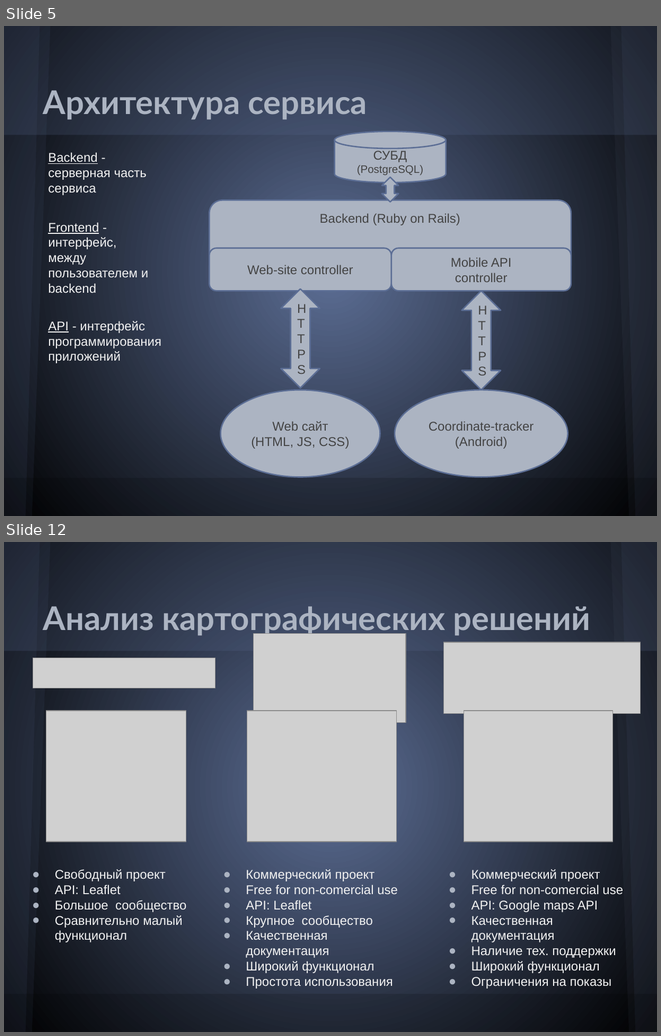
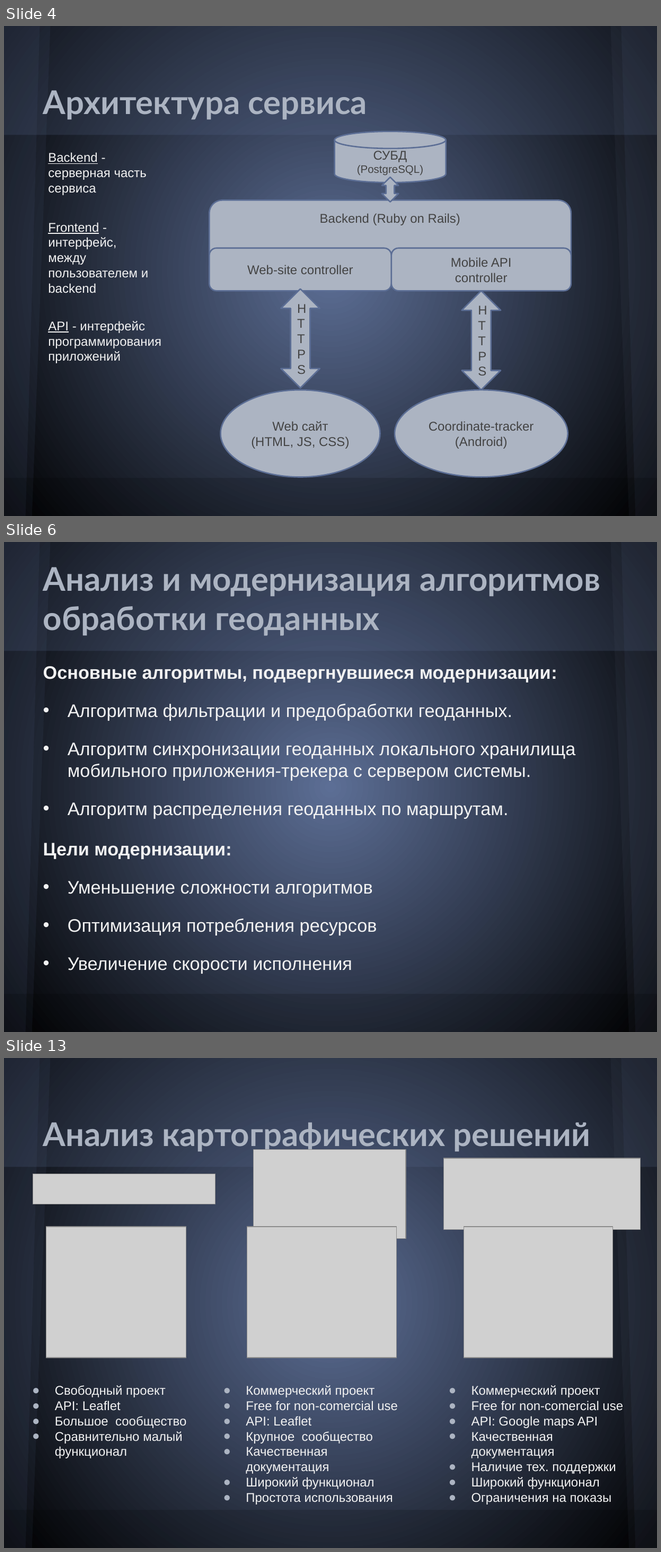
Before and after one commit to Melancholic/Coordinate-reports, a slide deck: Презентация.pptx. Shown one above the other, each under a label of ours: slides 5 and 12 before the commit, slides 4, 6 and 13 after it; the slides between them are not shown. The pictures are 661x1036 and 661x1552 pixels, drawn with LibreOffice and Linux fonts; fonts in the diff are those of the drawing; grey boxes stand for pictures. Boxes give left, top, right and bottom in pixels: in the first picture for what was removed or moved away, otherwise in the second. Text is boxed around its words. In the diff, an @@ line names an element or a change of style, - is before the commit and + after.

```diff
--- a/Презентация.pptx
+++ b/Презентация.pptx
@@ slide 6 added at [4,542,657,1032], background gradient #5C6E95 to #000000; not listed: 6 template elements that a slide beside it also shows @@
@@ title added at [43,567,600,636], 36 pt, text #ACB4C2, bold @@
+Анализ и модернизация алгоритмов обработки геоданных
@@ text added at [43,666,576,819], 20 pt, text #F2F2F2 @@
+Основные алгоритмы, подвергнувшиеся модернизации:
+• Алгоритма фильтрации и предобработки геоданных.
+• Алгоритм синхронизации геоданных локального хранилища мобильного приложения-трекера с сервером системы.
+• Алгоритм распределения геоданных по маршрутам.
@@ text added at [43,843,377,973], 20 pt, text #F2F2F2 @@
+Цели модернизации:
+• Уменьшение сложности алгоритмов
+• Оптимизация потребления ресурсов
+• Увеличение скорости исполнения
@@ what was slide 5 is now slide 4 @@
@@ what was slide 12 is now slide 13 @@
```
Also in this commit, not shown: 7 slides changed, 2 other slides added, 2 slides removed, 1 other file.
